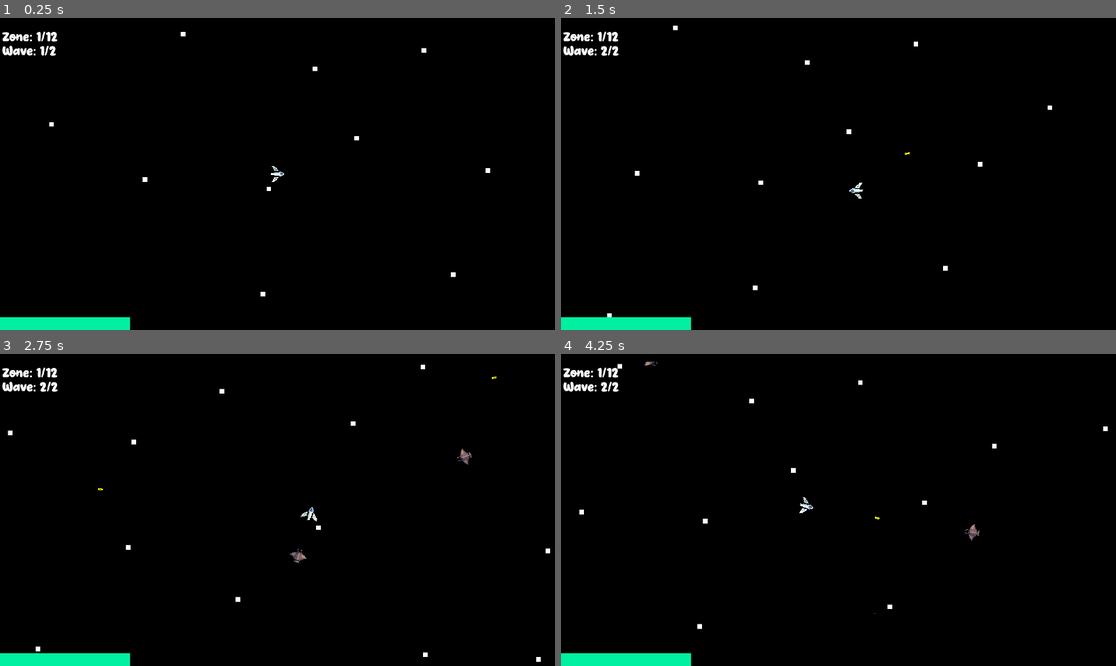
Above: before the commit, frames 1-4 (two rows, left to right).
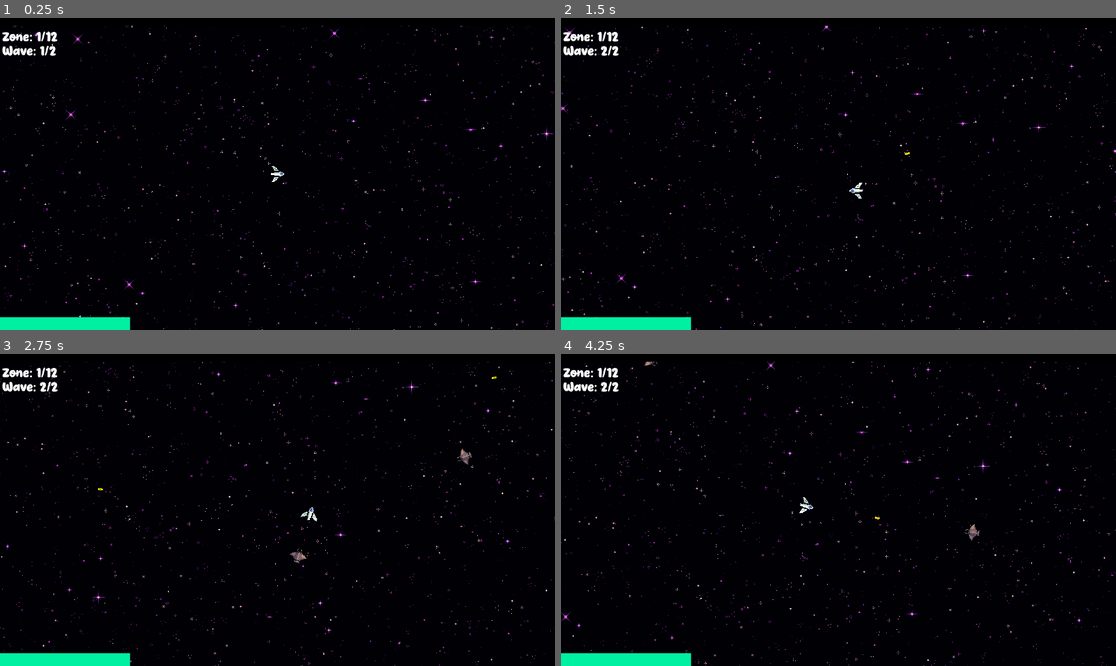
Above: after the commit, the same moments.

Repository: PoloLoveTaco/AstroSurvivor
Game: Godot game, scene res://scenes/test_map.tscn
Same seed, same stepped clock (60 frames per second), same inputs: the game is played once before the commit and once after it. The engine's default icon, where the game draws it, is replaced by a stand-in: a white triangle on a blue panel in a dark square.
Inputs (mouse positions are in pixels of both pictures, inside the frame that each line leads up to):
- Up to frame 1 (0.25 s): no input
- Up to frame 2 (1.5 s): tap Enter at 0.5 s; move the mouse to (960, 158) at 0.52 s; hold D (right) 0.53-1.28 s; move the mouse to (727, 189) at 1.27 s; hold S (down) from 1.28 s (still down)
- Up to frame 3 (2.75 s): move the mouse to (333, 441) at 2.02 s; release S (down) at 2.03 s; hold D (right) from 2.03 s (still down)
- Up to frame 4 (4.25 s): move the mouse to (810, 572) at 2.77 s; release D (right) at 2.78 s; hold W (up) 2.78-3.53 s; move the mouse to (1005, 556) at 3.52 s; hold A (left) from 3.53 s (still down)

The runs differ from the first frame. In frame 1, 1.3% of the frame differs, in the area x 0-100%, y 2-100%; in frame 2, 1.3%; in frame 3, 1.2%; in frame 4, 1.3%.

Commit message:
[ADD] background

Diff:
--- /dev/null
+++ b/Scripts/parallax.gd
@@ -0,0 +1,8 @@
+extends ParallaxBackground
+
+@export var scroll_speed: float = 0.5
+@onready var player: Node2D = get_tree().get_first_node_in_group("player")
+
+func _process(_delta: float) -> void:
+	if player:
+		scroll_offset = -player.global_position * scroll_speed
--- a/scenes/test_map.tscn
+++ b/scenes/test_map.tscn
@@ -1,6 +1,6 @@
-[gd_scene load_steps=26 format=4 uid="uid://b8kofflg7w03l"]
+[gd_scene load_steps=27 format=4 uid="uid://b8kofflg7w03l"]
 
-[ext_resource type="PackedScene" uid="uid://la12skvujt13" path="res://Scenes/player.tscn" id="1_6ulkd"]
+[ext_resource type="PackedScene" uid="uid://la12skvujt13" path="res://scenes/player.tscn" id="1_6ulkd"]
 [ext_resource type="Script" uid="uid://dga0eclw7g0pl" path="res://Scripts/test_map.gd" id="1_bdpbv"]
 [ext_resource type="Texture2D" uid="uid://dk4gf0yvg0jml" path="res://Assets/space_001.png" id="3_57l66"]
 [ext_resource type="Script" uid="uid://x3avyum83o50" path="res://Scripts/enemy_spawner.gd" id="4_gbc2j"]
@@ -8,7 +8,8 @@
 [ext_resource type="Script" uid="uid://b2prupq5kb6w4" path="res://Ressources/wave_data.gd" id="6_kr5nf"]
 [ext_resource type="Resource" uid="uid://cj6jv3yipgcta" path="res://Ressources/easy_wave.tres" id="7_7e7ot"]
 [ext_resource type="Resource" uid="uid://cbvweicjjfw64" path="res://Ressources/normal_wave.tres" id="7_wc3g0"]
-[ext_resource type="Texture2D" uid="uid://bschi7acrklh4" path="res://Assets/background.png" id="9_v78cv"]
+[ext_resource type="Script" uid="uid://c2pafryg6wrxf" path="res://Scripts/parallax.gd" id="9_u56q5"]
+[ext_resource type="Texture2D" uid="uid://drpnr4br3jl5e" path="res://Assets/Space Background.png" id="10_u56q5"]
 
 [sub_resource type="TileSetAtlasSource" id="TileSetAtlasSource_kddbv"]
 texture = ExtResource("3_57l66")
@@ -142,11 +143,13 @@
 color = Color(0.38170326, 0.38170323, 0.38170323, 1)
 
 [node name="Parallax2D" type="ParallaxBackground" parent="."]
+script = ExtResource("9_u56q5")
 
 [node name="ParallaxLayer" type="ParallaxLayer" parent="Parallax2D"]
+motion_mirroring = Vector2(5120, 2880)
 
 [node name="Sprite2D" type="Sprite2D" parent="Parallax2D/ParallaxLayer"]
 texture_filter = 1
 texture_repeat = 2
 scale = Vector2(2, 2)
-texture = ExtResource("9_v78cv")
+texture = ExtResource("10_u56q5")
Binary file added: Assets/Space Background.png
Not shown, added: Assets/Space Background.png.import
Not shown, added: Scripts/parallax.gd.uid
